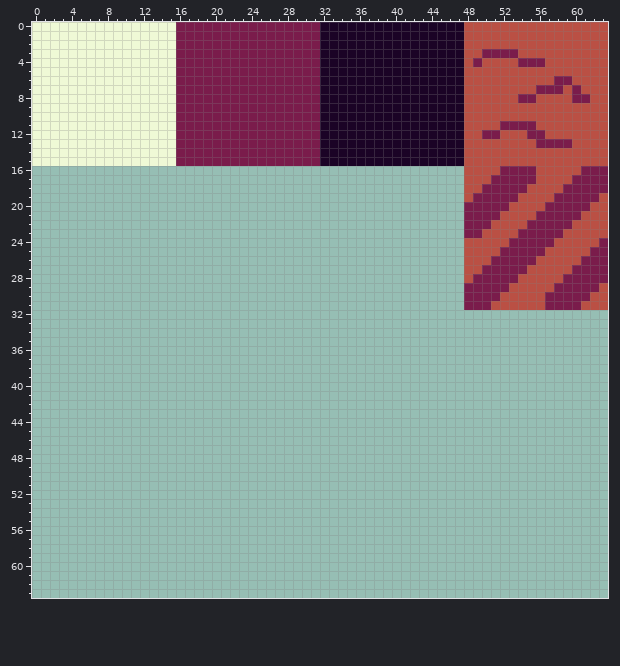
Pixel-art sprite -- images/env/map.png. Above: the version before the commit.
The file is 64x64 pixels.
The result:
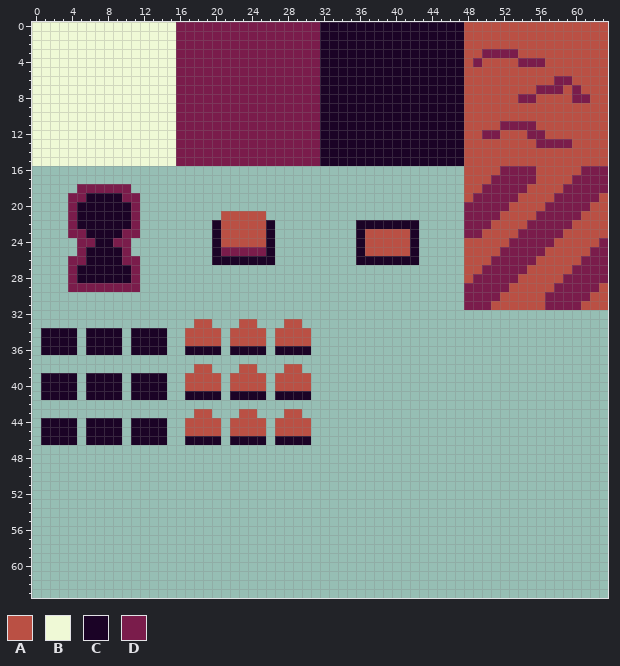
Palette (. is transparent): A #ba5044  B #eff9d6  C #1b0326  D #7a1c4b
The edit:
y 18: x 5..10 ...... -> DDDDDD
y 19: x 4..11 ........ -> DDCCCCDD
y 20: x 4..11 ........ -> DCCCCCCD
y 21: x 4..11 ........ -> DCCCCCCD; x 21..25 ..... -> AAAAA
y 22: x 4..11 ........ -> DCCCCCCD; x 20..26 ....... -> CAAAAAC; x 36..42 ....... -> CCCCCCC
y 23: x 4..11 ........ -> DDCCCCDD; x 20..26 ....... -> CAAAAAC; x 36..42 ....... -> CAAAAAC
y 24: x 5..10 ...... -> DDCCDD; x 20..26 ....... -> CAAAAAC; x 36..42 ....... -> CAAAAAC
y 25: x 5..10 ...... -> DCCCCD; x 20..26 ....... -> CDDDDDC; x 36..42 ....... -> CAAAAAC
y 26: x 4..11 ........ -> DDCCCCDD; x 20..26 ....... -> CCCCCCC; x 36..42 ....... -> CCCCCCC
y 27..28: x 4..11 ........ -> DCCCCCCD
y 29: x 4..11 ........ -> DDDDDDDD
y 33: x 18..19 .. -> AA; x 23..24 .. -> AA; x 28..29 .. -> AA
y 34..35: x 1..4 .... -> CCCC; x 6..9 .... -> CCCC; x 11..14 .... -> CCCC; x 17..20 .... -> AAAA; x 22..25 .... -> AAAA; x 27..30 .... -> AAAA
y 36: x 1..4 .... -> CCCC; x 6..9 .... -> CCCC; x 11..14 .... -> CCCC; x 17..20 .... -> CCCC; x 22..25 .... -> CCCC; x 27..30 .... -> CCCC
y 38: x 18..19 .. -> AA; x 23..24 .. -> AA; x 28..29 .. -> AA
y 39..40: x 1..4 .... -> CCCC; x 6..9 .... -> CCCC; x 11..14 .... -> CCCC; x 17..20 .... -> AAAA; x 22..25 .... -> AAAA; x 27..30 .... -> AAAA
y 41: x 1..4 .... -> CCCC; x 6..9 .... -> CCCC; x 11..14 .... -> CCCC; x 17..20 .... -> CCCC; x 22..25 .... -> CCCC; x 27..30 .... -> CCCC
y 43: x 18..19 .. -> AA; x 23..24 .. -> AA; x 28..29 .. -> AA
y 44..45: x 1..4 .... -> CCCC; x 6..9 .... -> CCCC; x 11..14 .... -> CCCC; x 17..20 .... -> AAAA; x 22..25 .... -> AAAA; x 27..30 .... -> AAAA
y 46: x 1..4 .... -> CCCC; x 6..9 .... -> CCCC; x 11..14 .... -> CCCC; x 17..20 .... -> CCCC; x 22..25 .... -> CCCC; x 27..30 .... -> CCCC
Pixel boxes of the changes (left, top, right, bottom) in both pictures:
added: (68, 184, 140, 292)
added: (212, 211, 275, 265)
added: (356, 220, 419, 265)
added: (41, 319, 311, 445)
